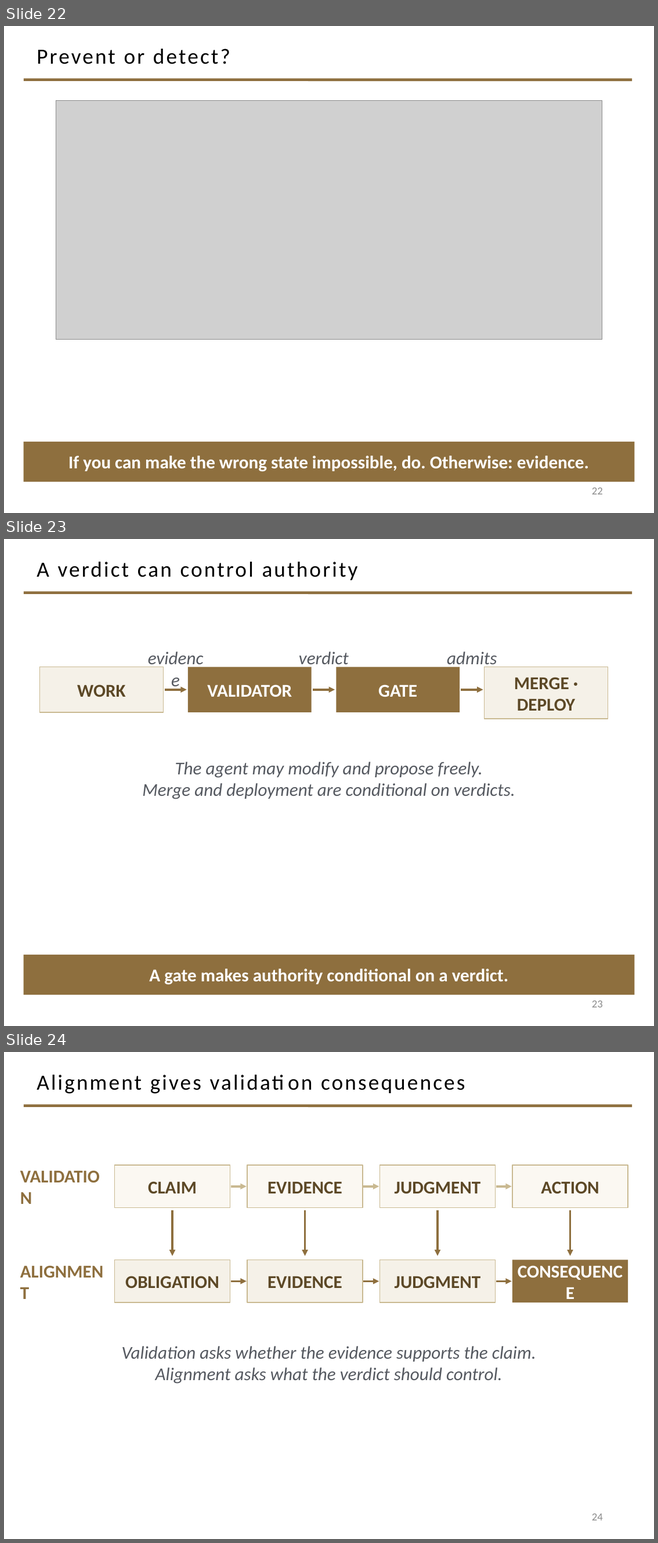
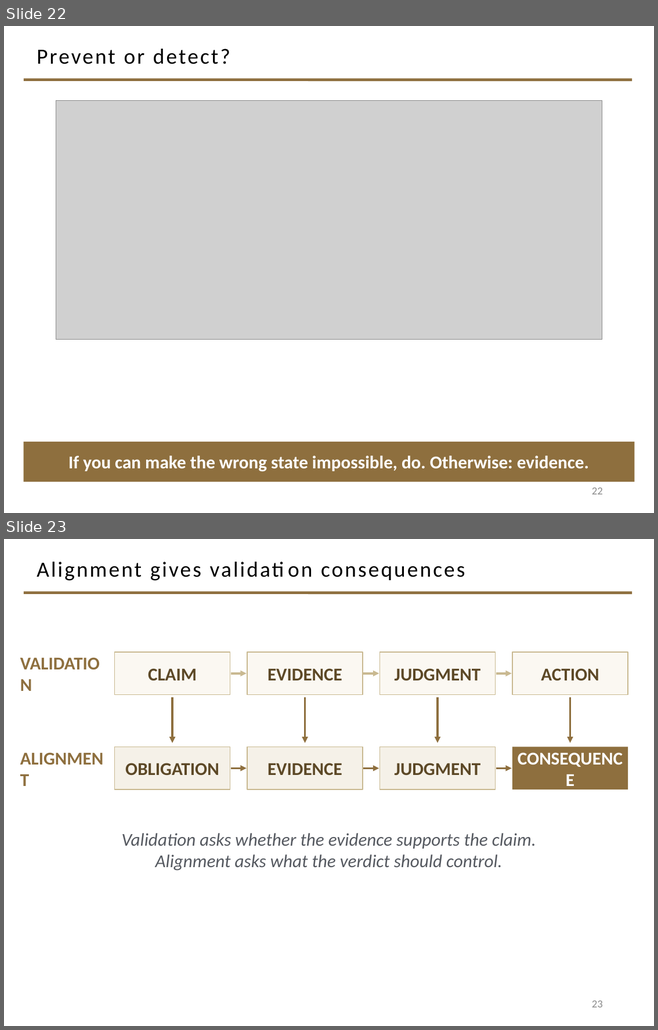
Before and after one commit to davisjam/model-based-agentic-software-engineering, a slide deck: course/lectures/act-2-delegation-and-control/03-alignment/2-3-Alignment.pptx. Shown one above the other, each under a label of ours: slides 22, 23 and 24 before the commit, slides 22 and 23 after it. The pictures are 658x1543 and 658x1030 pixels, drawn with LibreOffice and Linux fonts; fonts in the diff are those of the drawing; grey boxes stand for pictures; background and template pictures are left out. Boxes give left, top, right and bottom in pixels: in the first picture for what was removed or moved away, otherwise in the second. Text is boxed around its words. In the diff, an @@ line names an element or a change of style, - is before the commit and + after.

Commit message:
deck 2-3: cut 3 — fold 'A verdict can control authority' into 'The four roles compose'; pipeline ends at a gate controlling MERGE/DEPLOY (41->40)

```diff
--- a/course/lectures/act-2-delegation-and-control/03-alignment/2-3-Alignment.pptx
+++ b/course/lectures/act-2-delegation-and-control/03-alignment/2-3-Alignment.pptx
@@ slide 23 removed at (x1=4, y1=539, x2=654, y2=1026), background #FFFFFF; not listed: 1 template element that a slide beside it also shows @@
@@ title removed at (x1=36, y1=562, x2=358, y2=580) @@
-A verdict can control authority
@@ text removed at (x1=140, y1=643, x2=211, y2=664) @@
-evidence
@@ text removed at (x1=299, y1=652, x2=349, y2=669) @@
-verdict
@@ text removed at (x1=447, y1=652, x2=496, y2=669) @@
-admits
@@ rectangle removed at (x1=40, y1=667, x2=163, y2=712) @@
-WORK
@@ rectangle removed at (x1=188, y1=667, x2=311, y2=712) @@
-VALIDATOR
@@ rectangle removed at (x1=336, y1=667, x2=459, y2=712) @@
-GATE
@@ rectangle removed at (x1=484, y1=667, x2=607, y2=719) @@
-MERGE · DEPLOY
@@ arrow removed from (165, 690) to (187, 690) @@
@@ arrow removed from (313, 690) to (335, 690) @@
@@ arrow removed from (460, 690) to (482, 690) @@
@@ text removed at (x1=142, y1=762, x2=515, y2=799) @@
-The agent may modify and propose freely.
-Merge and deployment are conditional on verdicts.
@@ rectangle removed at (x1=24, y1=955, x2=634, y2=995) @@
-A gate makes authority conditional on a verdict.
@@ page number removed at (x1=592, y1=1001, x2=603, y2=1008) @@
-23
@@ what was slide 24 is now slide 23 @@
@@ page number at (x1=592, y1=1001, x2=603, y2=1008): text changed @@
-24
+23
```
Also in this commit, not shown: 1 slide changed.
